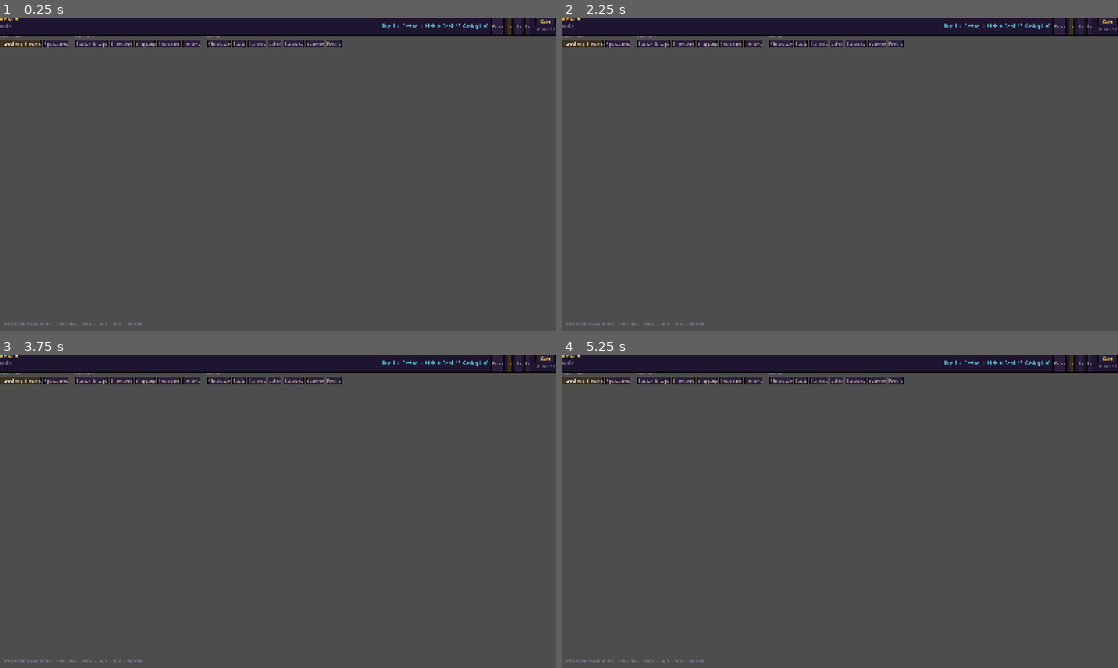
Above: before the commit, frames 1-4 (two rows, left to right).
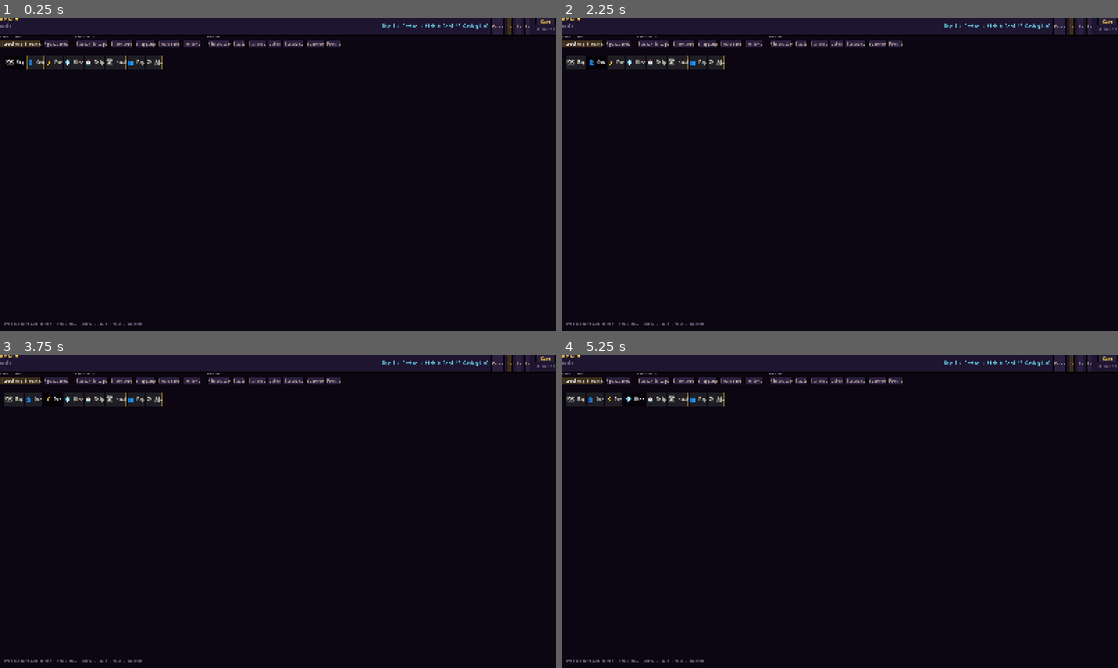
Above: after the commit, the same moments.

Repository: at6132/econ
Game: Godot game, scene res://scenes/Main.tscn
The game is run twice, just before and just after one commit, with the same random seed, the same clock (stepped at 60 frames per second) and the same inputs. This scene is started directly instead of the project's main scene.
Inputs (mouse positions are in pixels of both pictures, inside the frame that each line leads up to):
- Up to frame 1 (0.25 s): no input
- Up to frame 2 (2.25 s): click (578, 61) at 0.5 s, where only the run after the commit has a clickable "🗺 Map"; click "1x" at 1.25 s; click (595, 61) at 2 s, where only the run after the commit has a clickable "👤 Own"
- Up to frame 3 (3.75 s): click "2x" at 2.75 s; click (55, 398) at 3.5 s, where only the run after the commit has a clickable "⚡ Pwr"
- Up to frame 4 (5.25 s): click "4x" at 4.25 s; click (634, 398) at 5 s, where only the run after the commit has a clickable "💎 Mine"

The runs differ from the first frame. In frame 1, 93% of the frame differs, in the area x 0-100%, y 5-100%; in frame 2, 93%; in frame 3, 93%; in frame 4, 93%.
Error before the commit: Parse Error: Unindent doesn't match the previous indentation level. (res://scenes/Main.gd:454)

Commit message:
fix(client): GameHome disk-first continue list and callback safety
Show saves from disk before engine is ready; allow unbound Transport callbacks; fix production workflow open trailing comma.

Co-authored-by: Cursor <cursoragent@cursor.com>

Diff:
--- a/realm_client/autoloads/Transport.gd
+++ b/realm_client/autoloads/Transport.gd
@@ -216,9 +216,8 @@
 func _safe_call(callback: Callable, data: Dictionary) -> void:
 	if not callback.is_valid():
 		return
+	# Lambdas and other unbound callables have no ``get_object()`` — still invoke.
 	var obj := callback.get_object()
-	if obj == null:
-		return
 	if obj is Node:
 		var n := obj as Node
 		if not is_instance_valid(n) or not n.is_inside_tree():
--- a/realm_client/project.godot
+++ b/realm_client/project.godot
@@ -44,6 +44,6 @@
 
 [rendering]
 
+textures/canvas_textures/default_texture_filter=0
 renderer/rendering_method="gl_compatibility"
 renderer/rendering_method.mobile="gl_compatibility"
-textures/canvas_textures/default_texture_filter=0
--- a/realm_client/scenes/GameHome.gd
+++ b/realm_client/scenes/GameHome.gd
@@ -767,6 +767,10 @@
 
 func _continue_load_list() -> void:
 	_set_continue_list_loading()
+	# Show anything on disk immediately (don't wait on solo engine / socket).
+	var disk_early := _list_saves_from_disk()
+	if not disk_early.is_empty():
+		_populate_continue_from_slots(disk_early)
 	await _ensure_engine_ready()
 	if not is_instance_valid(self) or not _panel_continue.visible:
 		return
@@ -901,34 +905,40 @@
 		)
 		return
 
-	API.persistence_list(
-		func(data: Dictionary) -> void:
-			if not is_instance_valid(_worlds_vbox):
-				return
-			var slots: Array = []
-			if bool(data.get("ok", false)):
-				var raw: Variant = data.get("slots", [])
-				if raw is Array:
-					slots = raw as Array
-			if slots.is_empty():
-				slots = _list_saves_from_disk()
-			if slots.is_empty():
-				if not bool(data.get("ok", false)):
-					var reason := str(data.get("reason", "")).strip_edges()
-					if reason.is_empty():
-						reason = "solo engine on port 9000 not reachable"
-					_show_continue_list_message(
-						"Could not list saves: %s.\n\nCheck Settings → Restart solo engine." % reason,
-						RealmColors.WARN,
-					)
-				else:
-					_show_continue_list_message(
-						"No saves yet. Start a New world (each run creates a named save) or save in-game.",
-						RealmColors.DIM,
-					)
-				return
-			_populate_continue_from_slots(slots)
-	)
+	API.persistence_list(_on_persistence_list_loaded)
+
+
+func _on_persistence_list_loaded(data: Dictionary) -> void:
+	if not is_instance_valid(_worlds_vbox):
+		return
+	var slots: Array = []
+	if bool(data.get("ok", false)):
+		var raw: Variant = data.get("slots", [])
+		if raw is Array:
+			slots = raw as Array
+	if slots.is_empty():
+		slots = _list_saves_from_disk()
+	if slots.is_empty():
+		if not _grouped_slots.is_empty():
+			return
+		var saves_dir := Transport.repo_saves_dir()
+		if not bool(data.get("ok", false)):
+			var reason := str(data.get("reason", "")).strip_edges()
+			if reason.is_empty():
+				reason = "solo engine on port 9000 not reachable"
+			_show_continue_list_message(
+				"Could not list saves: %s.\n\nFolder: %s\n\nRestart solo engine in Settings."
+				% [reason, saves_dir],
+				RealmColors.WARN,
+			)
+		else:
+			_show_continue_list_message(
+				"No .sqlite files in:\n%s\n\nPlay a New world (autosaves on quit) or Save in-game."
+				% saves_dir,
+				RealmColors.DIM,
+			)
+		return
+	_populate_continue_from_slots(slots)
 
 
 func _show_continue_list_message(text: String, color: Color) -> void:
@@ -944,8 +954,11 @@
 func _list_saves_from_disk() -> Array:
 	var out: Array = []
 	var dir_path := Transport.repo_saves_dir()
+	if not DirAccess.dir_exists_absolute(dir_path):
+		return out
 	var dir := DirAccess.open(dir_path)
 	if dir == null:
+		push_warning("GameHome: cannot open saves dir: %s" % dir_path)
 		return out
 	dir.list_dir_begin()
 	var file := dir.get_next()
--- a/realm_client/scenes/Main.gd
+++ b/realm_client/scenes/Main.gd
@@ -451,7 +451,7 @@
 			func(d: Dictionary) -> void:
 				WorldState.merge_blueprints_list(d.get("blueprints", []))
 				if is_instance_valid(_production_workflow) and _production_workflow.has_method("open"):
-					_production_workflow.call("open", plot_id, building, plot_data)
+					_production_workflow.call("open", plot_id, building, plot_data),
 			WorldState.party_id,
 		)
 
